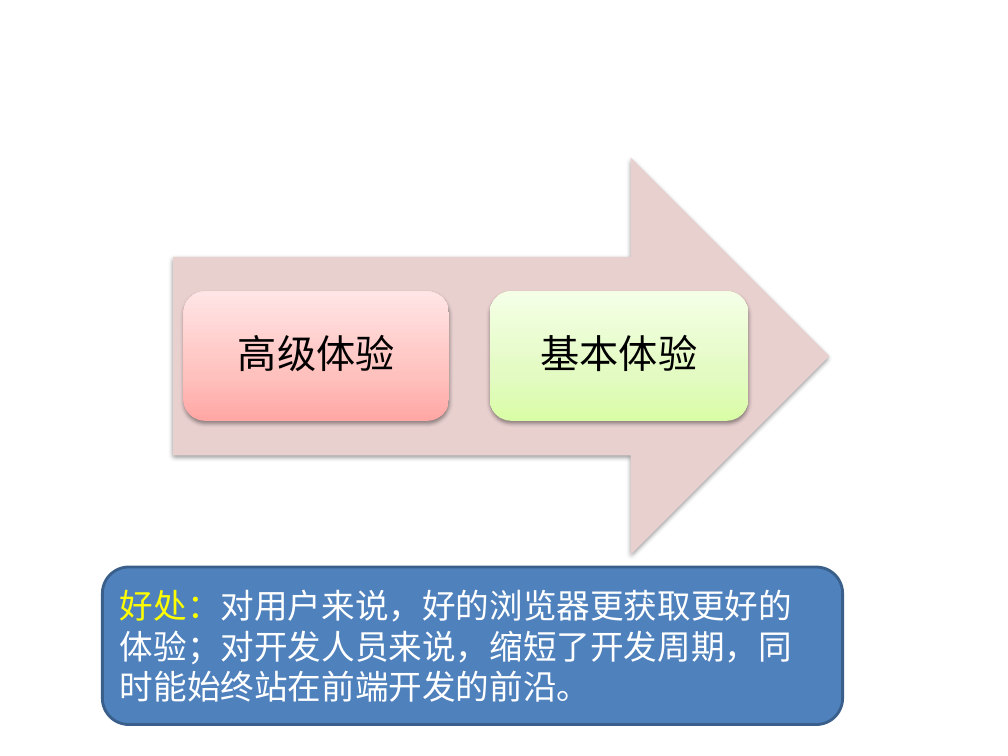
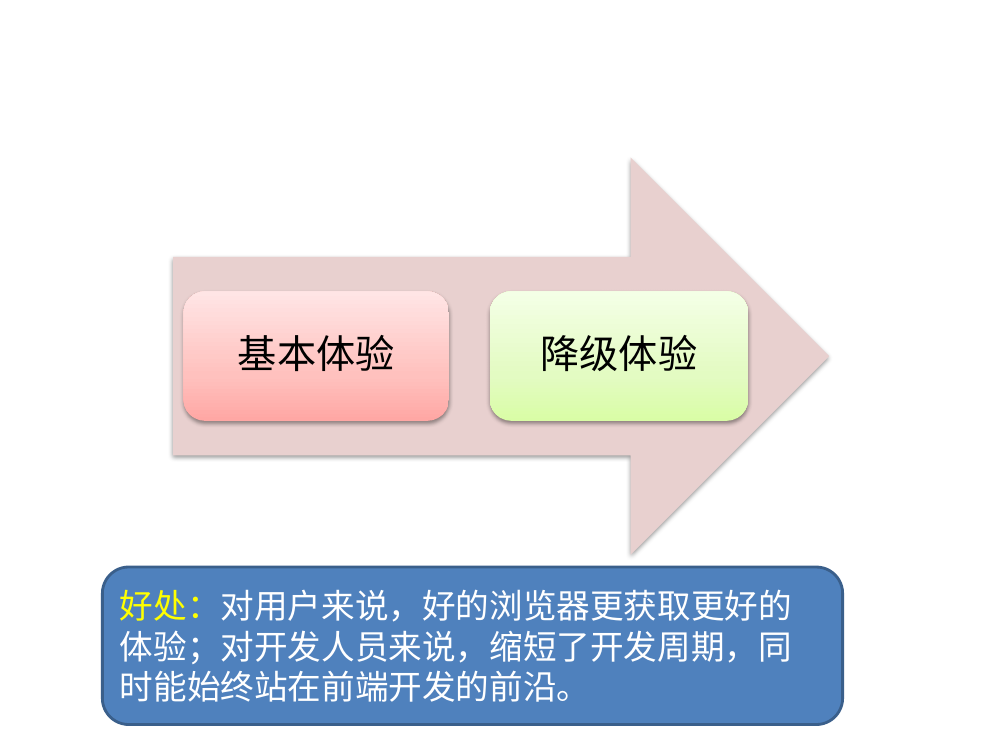
Before and after one commit to ilife5/lifesinger.github.com, a slide deck: slide 21 of share/2010/201012_Progressive-Enhancement.pptx. Drawn at 1008x756 pixels with LibreOffice and Linux fonts; fonts in the diff are those of the drawing; background and template pictures are left out. Boxes give left, top, right and bottom in pixels: in the first picture for what was removed or moved away, otherwise in the second. Text is boxed around its words. In the diff, an @@ line names an element or a change of style, - is before the commit and + after.

```diff
--- a/share/2010/201012_Progressive-Enhancement.pptx
+++ b/share/2010/201012_Progressive-Enhancement.pptx
@@ text "基本体验": place and size @@
-text "基本体验" at <box>541,335,698,371</box>
+text "基本体验" at <box>238,335,395,371</box>
@@ text at <box>541,335,698,371</box>: text changed @@
-高级体验
+降级体验
```
Also in this commit, not shown: 8 other slides changed, 4 slides added, 1 slide removed.
